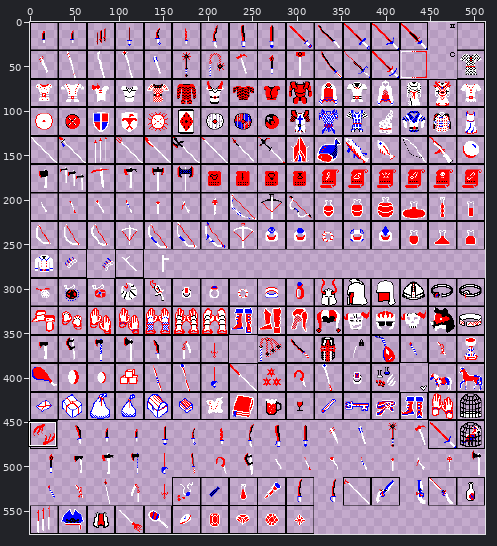
File history of a sprite sheet, resources/sprites/items.png. Above: a wide view before the commit, with the close-up outlined.
Close-up. As it was:
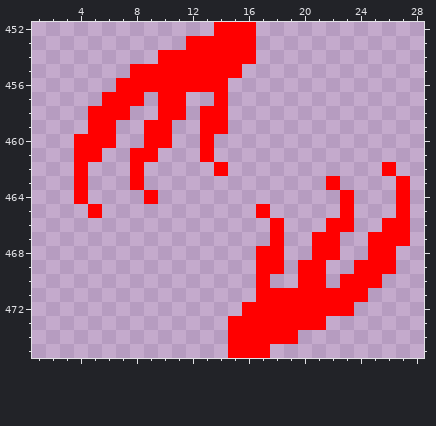
The file is 512x576 pixels. Pixels under 10% opacity are left out. Colours within 5 levels of each other are drawn and written as one. Shown: x 1..28, y 452..475.
Now the later version:
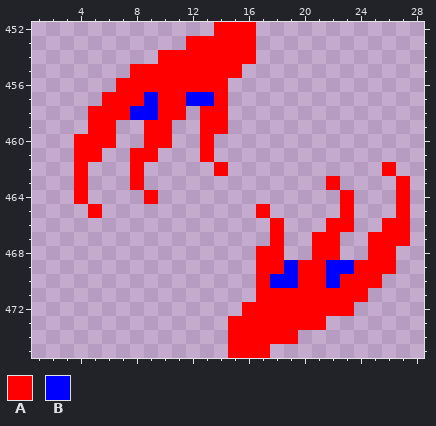
Palette (. is transparent): A #ff0000  B #0000ff
Changes in this commit:
y 457: x 9 . -> B; x 12..13 .. -> BB
y 458: x 8..9 .. -> BB
y 469: x 19 . -> B; x 22..23 .. -> BB
y 470: x 18..19 .. -> BB; x 22 . -> B
Boxes around the changes in both close-ups, in picture pixels (x1, y1, x2, y2):
added: (130, 92, 214, 120)
added: (270, 260, 354, 288)
